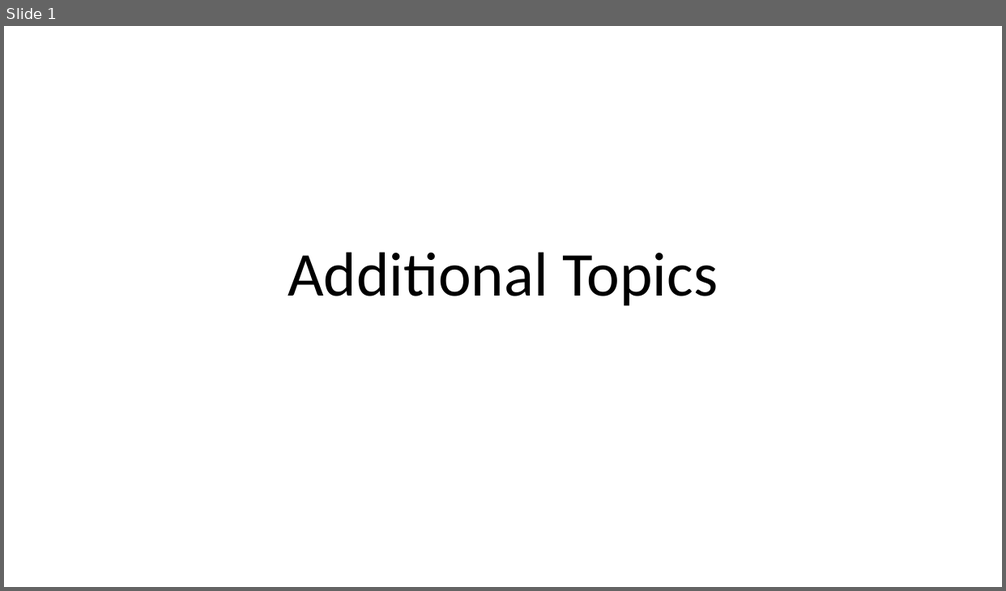
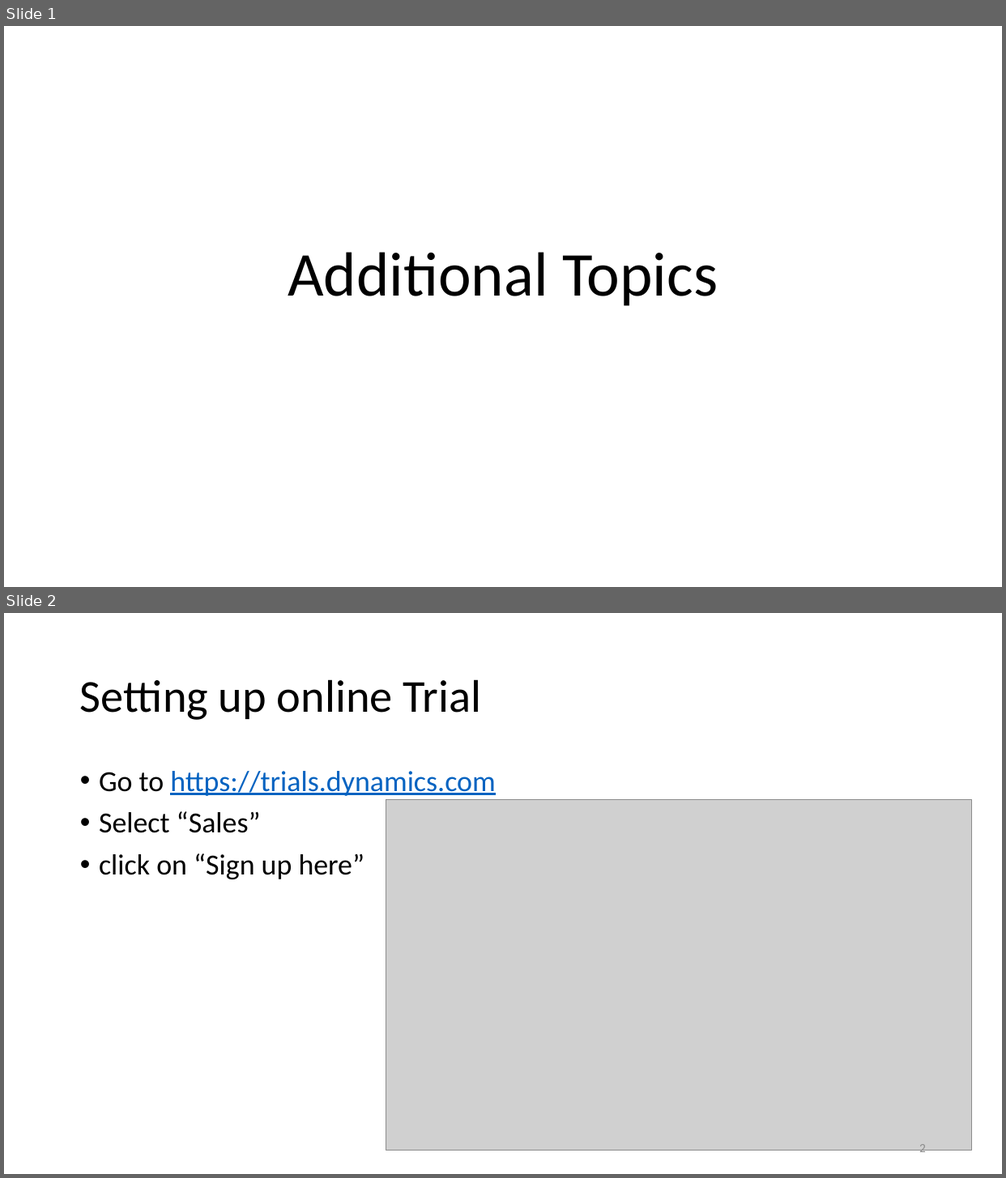
Before and after one commit to rogerhillgsy/CRMTraining, a slide deck: Documents/Additional Topics.pptx. Shown one above the other, each under a label of ours: slide 1 before the commit, slides 1 and 2 after it. The pictures are 1006x591 and 1006x1178 pixels, drawn with LibreOffice and Linux fonts; fonts in the diff are those of the drawing; grey boxes stand for pictures. Boxes give left, top, right and bottom in pixels: in the first picture for what was removed or moved away, otherwise in the second. Text is boxed around its words. In the diff, an @@ line names an element or a change of style, - is before the commit and + after.

Commit message:
WIP on review of slides and updating additional topics with step to set up afree online trial.

```diff
--- a/Documents/Additional Topics.pptx
+++ b/Documents/Additional Topics.pptx
@@ slide 2 added at [4, 613, 1002, 1174], background #FFFFFF @@
@@ title added at [80, 679, 482, 720], 44 pt, text #000000 @@
+Setting up online Trial
@@ text added at [99, 771, 495, 879], 28 pt, text #000000 @@
+• Go to https://trials.dynamics.com
+• Select “Sales”
+• click on “Sign up here”
@@ picture added at [386, 800, 972, 1151] @@
@@ page number added at [919, 1144, 926, 1157], 12 pt, text #8C8C8C @@
+2
```
Also in this commit, not shown: 6 slides changed, 4 other slides added, 1 other file.
